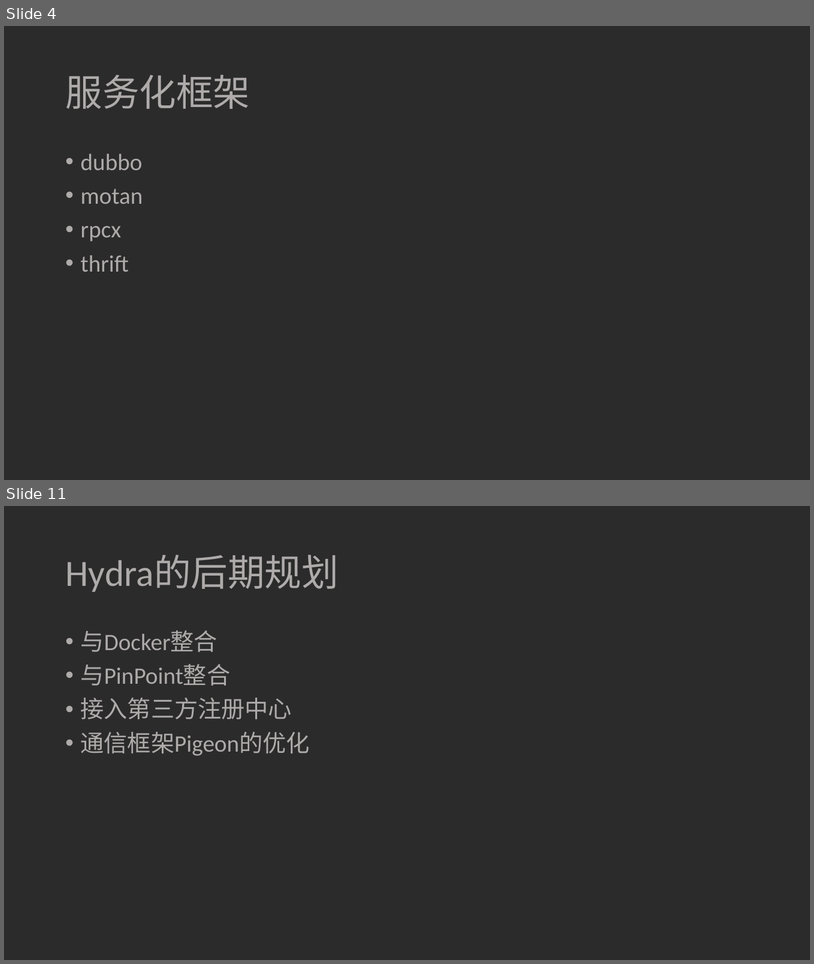
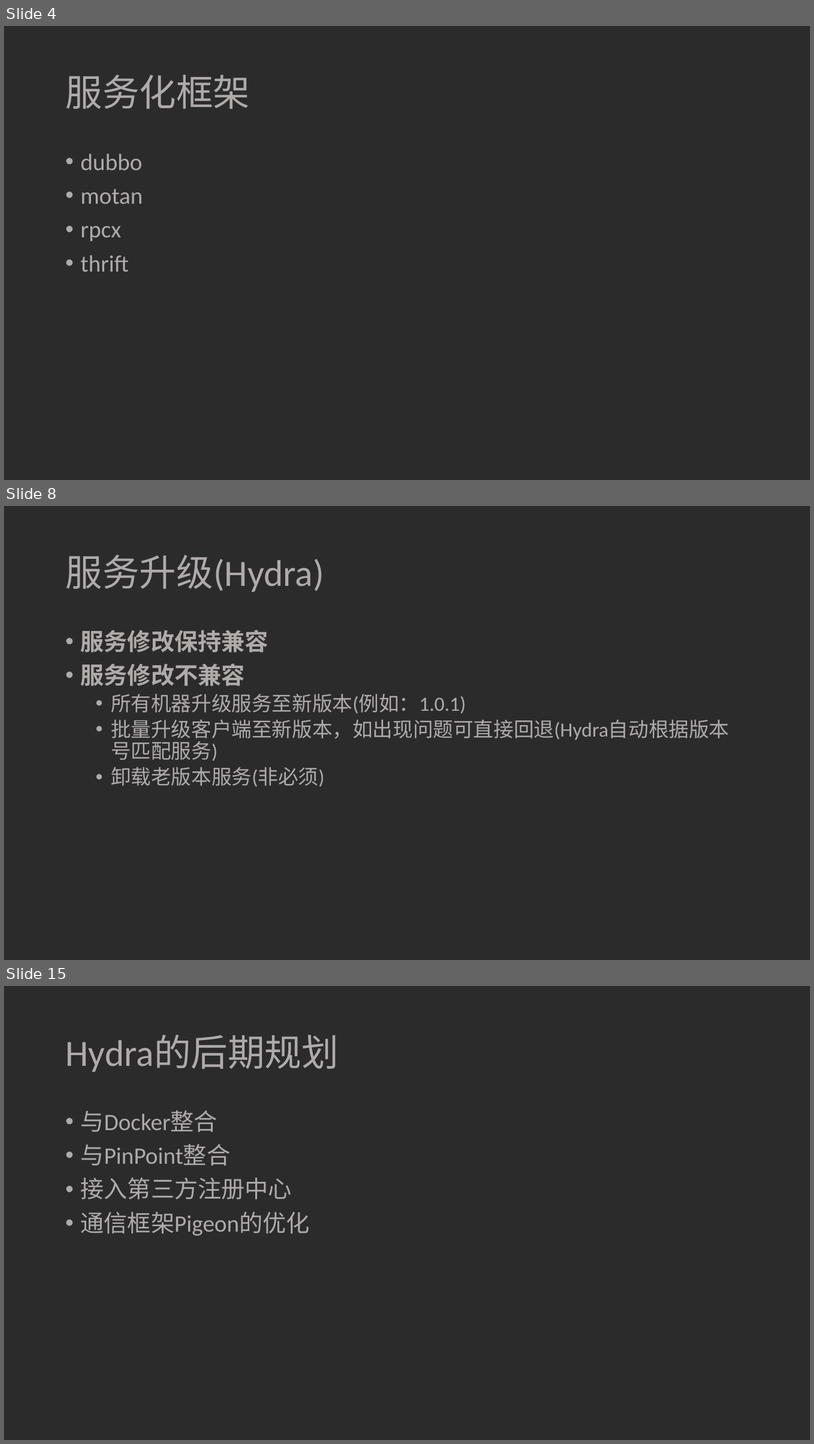
Before and after one commit to ivaneye/ivaneye.github.com, a slide deck: source/ppt/work/焦点服务化框架Hydra的演变-王一帆.pptx. Shown one above the other, each under a label of ours: slides 4 and 11 before the commit, slides 4, 8 and 15 after it; the slides between them are not shown. The pictures are 814x964 and 814x1444 pixels, drawn with LibreOffice and Linux fonts; fonts in the diff are those of the drawing; background and template pictures are left out; a plain dark background stands for a picture behind light text. Boxes give left, top, right and bottom in pixels: in the first picture for what was removed or moved away, otherwise in the second. Text is boxed around its words. In the diff, an @@ line names an element or a change of style, - is before the commit and + after.

```diff
--- a/source/ppt/work/焦点服务化框架Hydra的演变-王一帆.pptx
+++ b/source/ppt/work/焦点服务化框架Hydra的演变-王一帆.pptx
@@ slide 8 added at (4,506,810,960), background picture (left out) @@
@@ title added at (65,555,324,592), 44 pt, text #AFABAB @@
+服务升级(Hydra)
@@ text added at (81,630,730,787), 24 pt, text #AFABAB @@
+• 服务修改保持兼容
+• 服务修改不兼容
+  • 所有机器升级服务至新版本(例如：1.0.1)
+  • 批量升级客户端至新版本，如出现问题可直接回退(Hydra自动根据版本号匹配服务)
+  • 卸载老版本服务(非必须)
@@ what was slide 11 is now slide 15 @@
```
Also in this commit, not shown: 4 slides changed, 5 other slides added, 2 slides removed, 1 other file.
